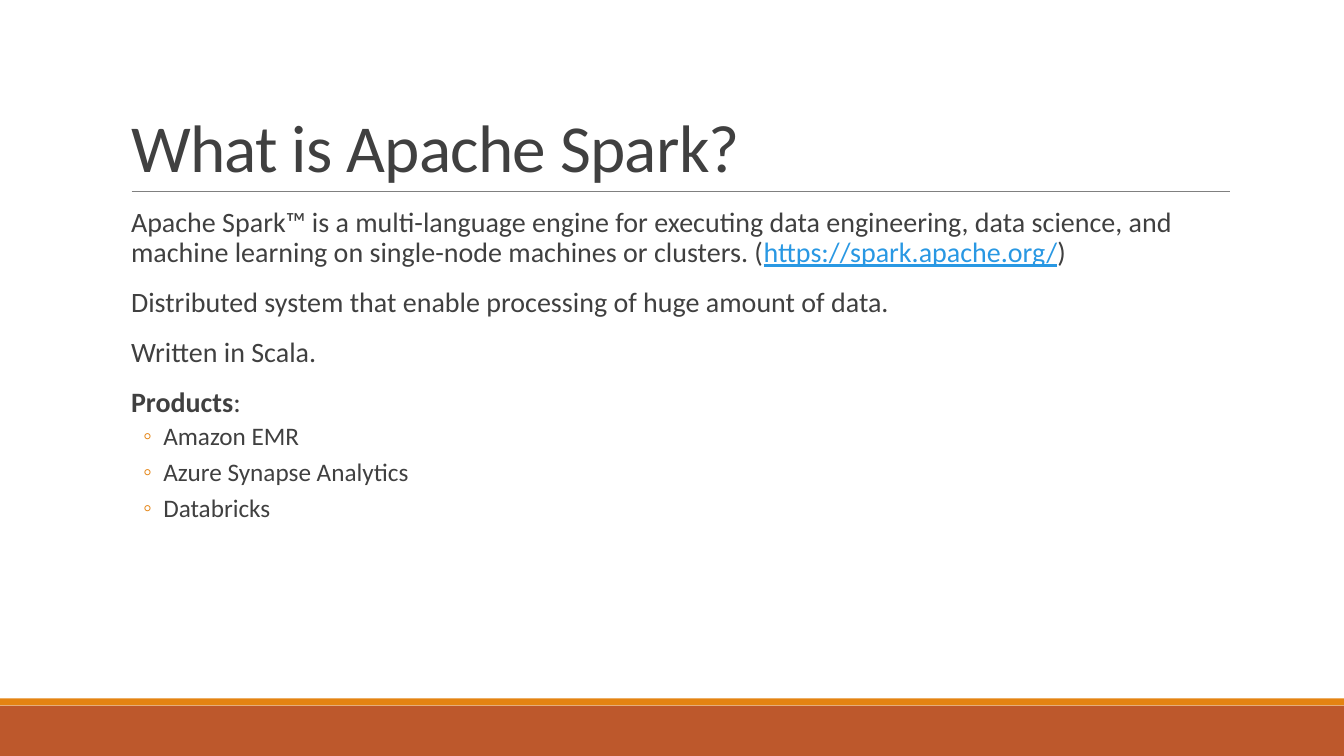
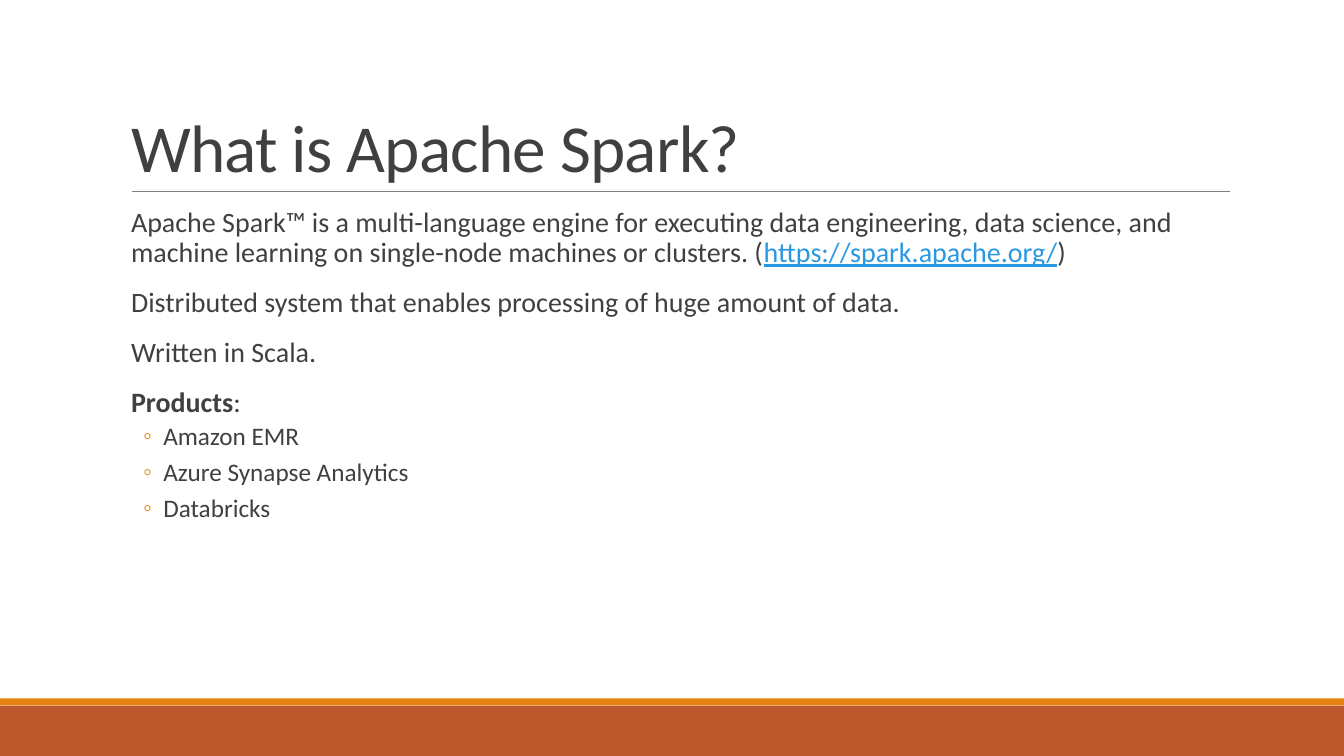
Before and after one commit to nik-yo/ApacheSparkApp, a slide deck: slide 3 of slides/Big Data with Apache Spark and Java.pptx. Drawn at 1344x756 pixels with LibreOffice and Linux fonts; fonts in the diff are those of the drawing. Boxes give left, top, right and bottom in pixels: in the first picture for what was removed or moved away, otherwise in the second. Text is boxed around its words. In the diff, an @@ line names an element or a change of style, - is before the commit and + after.

```diff
--- a/slides/Big Data with Apache Spark and Java.pptx
+++ b/slides/Big Data with Apache Spark and Java.pptx
@@ text at [131, 292, 899, 317]: text changed @@
-  Distributed system that enable processing of huge amount of data.
+  Distributed system that enables processing of huge amount of data.
```
Also in this commit, not shown: 1 other slide changed, 1 slide added, 4 other files.
